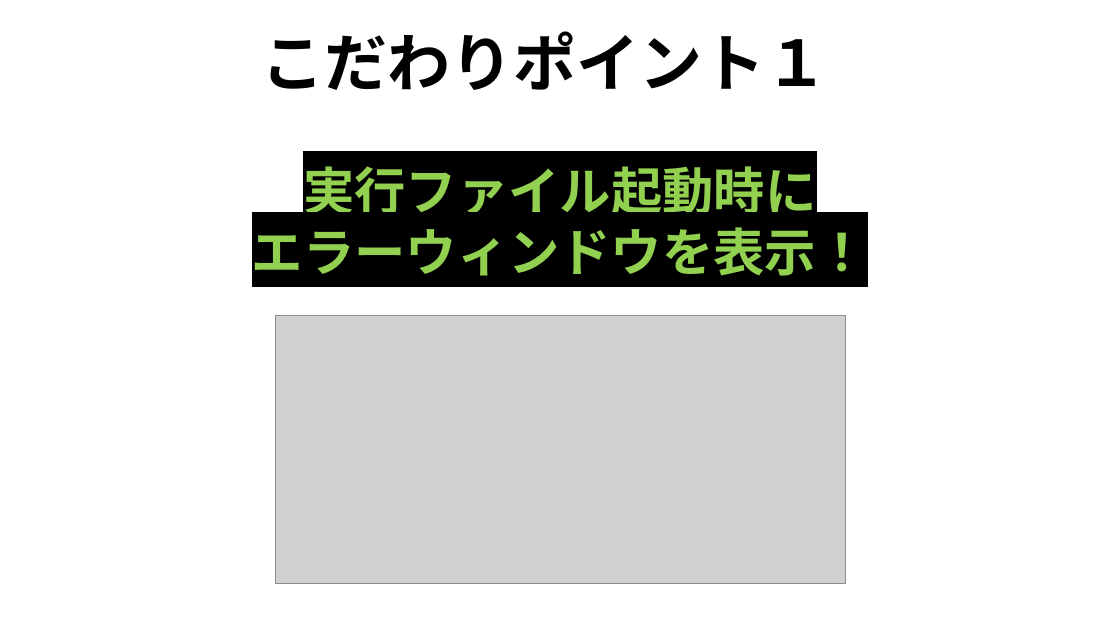
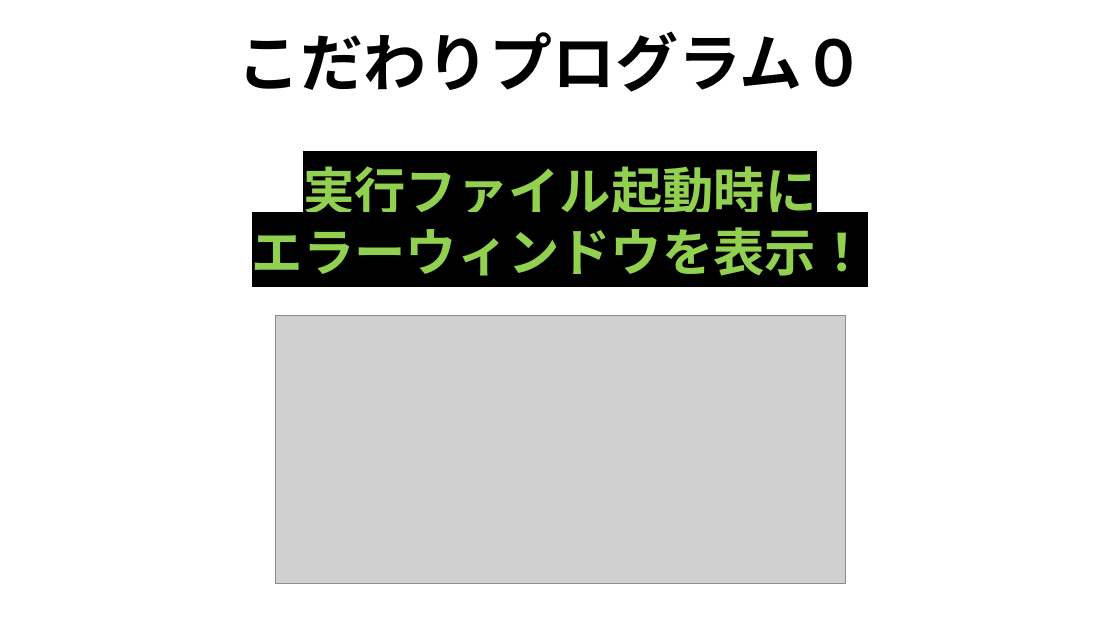
Before and after one commit to TomoyaKanazaki/Act_OneMonth, a slide deck: slide 3 of 企画系資料/面接用パワポ.pptx. Drawn at 1120x630 pixels with LibreOffice and Linux fonts; fonts in the diff are those of the drawing; grey boxes stand for pictures. Boxes give left, top, right and bottom in pixels: in the first picture for what was removed or moved away, otherwise in the second. Text is boxed around its words. In the diff, an @@ line names an element or a change of style, - is before the commit and + after.

```diff
--- a/企画系資料/面接用パワポ.pptx
+++ b/企画系資料/面接用パワポ.pptx
@@ title at (238,31,866,92): text changed @@
-こだわりポイント１
+こだわりプログラム０
```
Also in this commit, not shown: 2 other slides changed.
